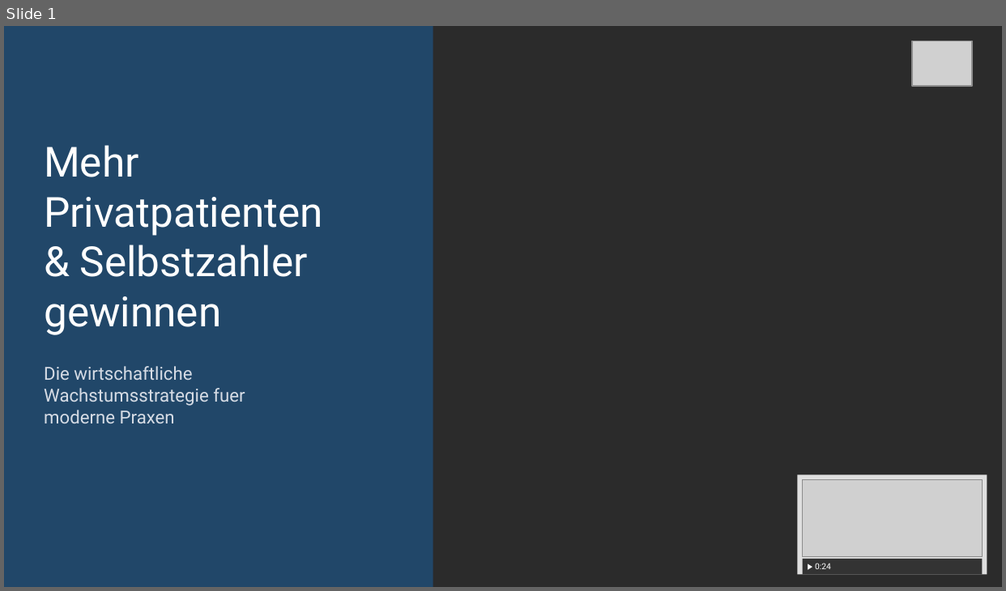
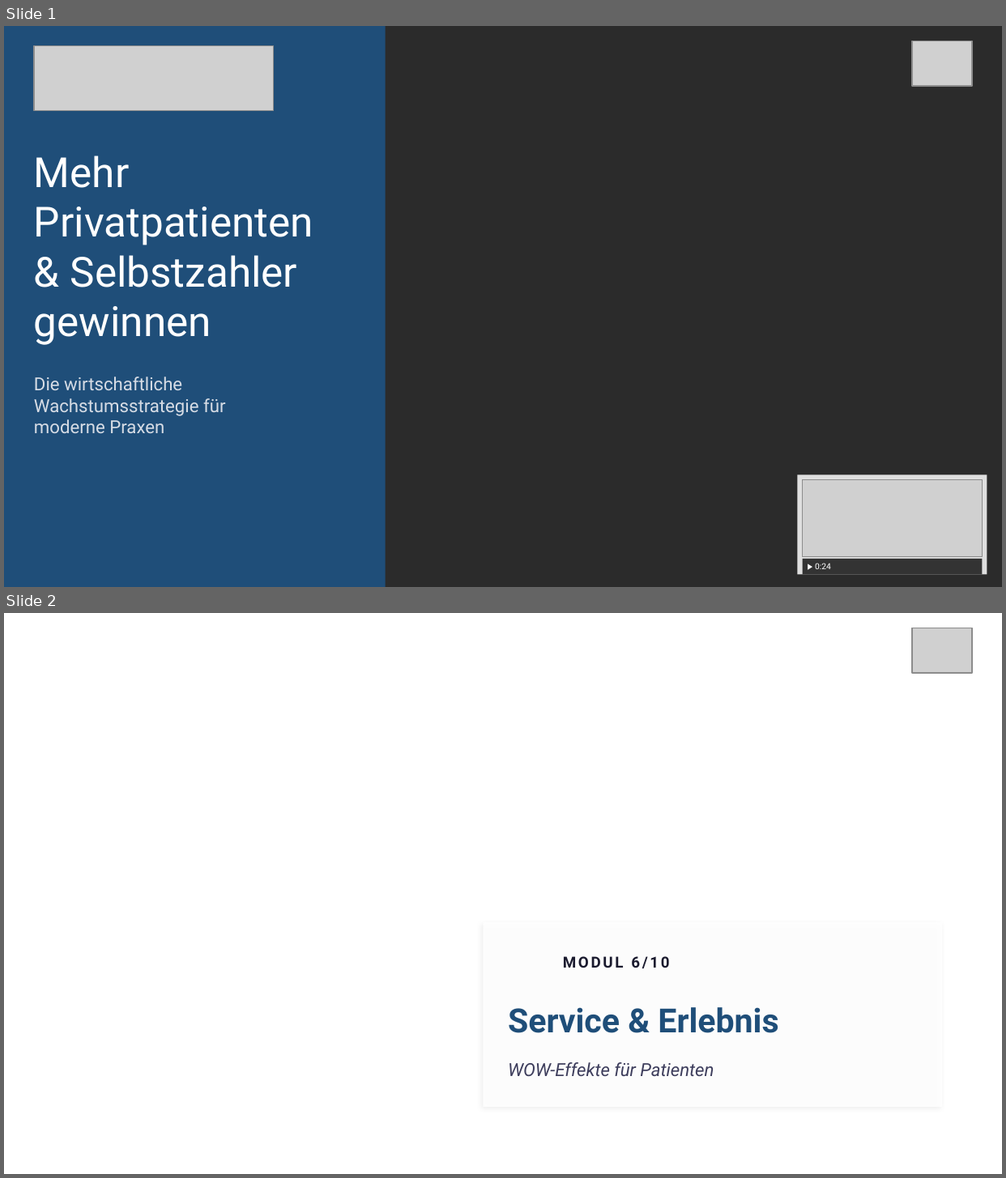
Before and after one commit to Dereinkommensberater/elevator42-kurs, a slide deck: praesentationen-pptx/Elevator42_Modul6_Slides.pptx. Shown one above the other, each under a label of ours: slide 1 before the commit, slides 1 and 2 after it. The pictures are 1006x591 and 1006x1178 pixels, drawn with LibreOffice and Linux fonts; fonts in the diff are those of the drawing; grey boxes stand for pictures; background and template pictures are left out; a plain dark background stands for a picture behind light text. Boxes give left, top, right and bottom in pixels: in the first picture for what was removed or moved away, otherwise in the second. Text is boxed around its words. In the diff, an @@ line names an element or a change of style, - is before the commit and + after.

```diff
--- a/praesentationen-pptx/Elevator42_Modul6_Slides.pptx
+++ b/praesentationen-pptx/Elevator42_Modul6_Slides.pptx
@@ slide 2 added at bbox=[4, 613, 1002, 1174], background picture (left out) @@
@@ picture added at bbox=[912, 628, 972, 673] @@
@@ rectangle added at bbox=[483, 922, 942, 1107], fill #FFFFFF at 88% opacity @@
@@ oval added at bbox=[508, 948, 553, 992], fill #1F4E79 at 75% opacity @@
@@ text added at bbox=[563, 956, 669, 969], 11 pt, text #1A1A2E, bold @@
+MODUL 6/10
@@ text added at bbox=[508, 1007, 778, 1033], 24 pt, text #1F4E79, bold @@
+Service & Erlebnis
@@ text added at bbox=[508, 1063, 714, 1076], 13 pt, text #3D3D5C, italic @@
+WOW-Effekte für Patienten
@@ slide 1 changed as well @@
@@ rectangle: place and size @@
-rectangle at bbox=[4, 26, 433, 587]
+rectangle at bbox=[4, 26, 386, 587]
@@ rectangle at bbox=[4, 26, 386, 587]: fill #1F4E79 at 80% opacity to #1F4E79 @@
@@ picture added at bbox=[34, 46, 274, 111] @@
@@ text "Mehr": place and size @@
-text "Mehr" at bbox=[44, 145, 323, 335]
+text "Mehr" at bbox=[34, 156, 313, 345]
@@ text "Die wirtschaftliche": place and size @@
-text "Die wirtschaftliche" at bbox=[44, 366, 245, 424]
+text "Die wirtschaftliche" at bbox=[34, 377, 225, 433]
@@ text at bbox=[34, 399, 225, 416]: text changed @@
-Wachstumsstrategie fuer
+Wachstumsstrategie für
```
Also in this commit, not shown: 5 other slides changed, 1 other slide added, 1 slide removed, 53 other files.
